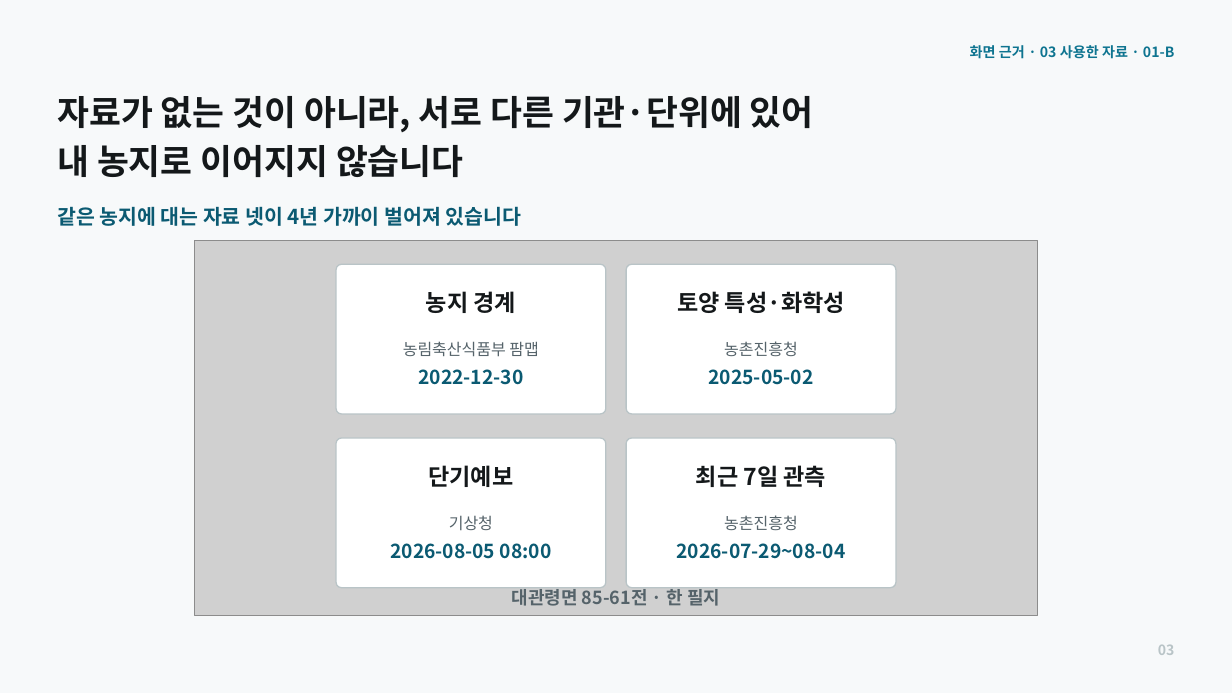
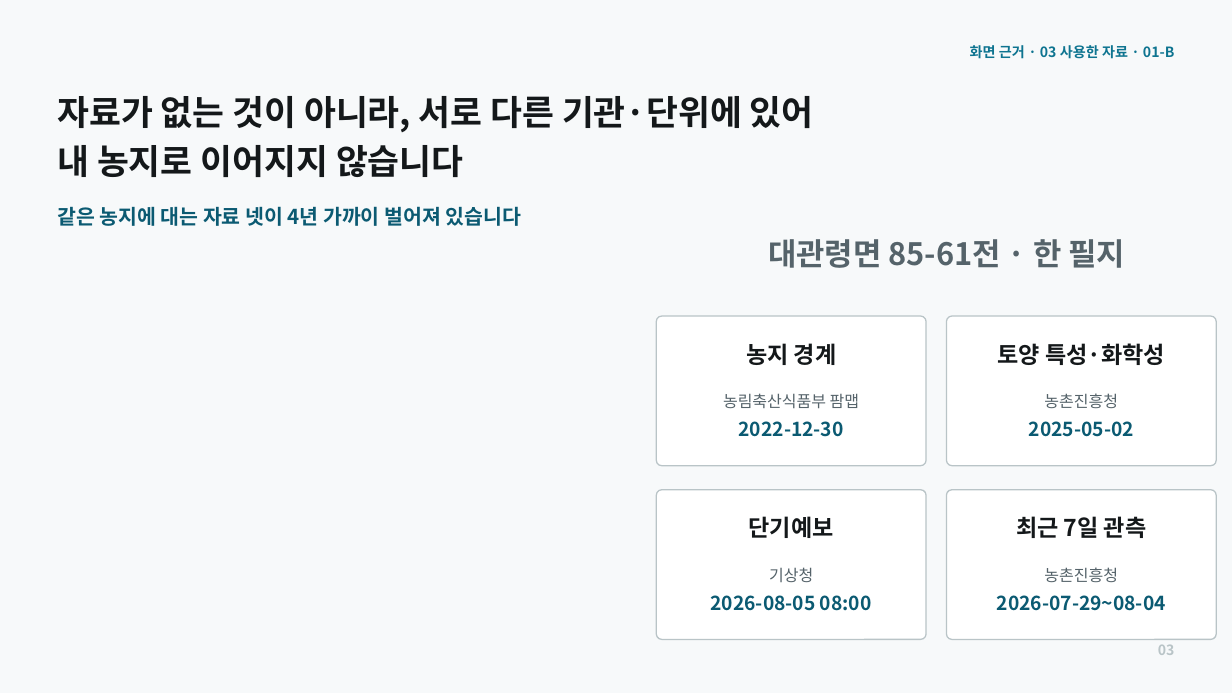
Before and after one commit to kzming2007/batboda, a slide deck: slide 3 of 발표/20260805_밭보다_본선발표_v5.pptx. Drawn at 1232x693 pixels with LibreOffice and Linux fonts; fonts in the diff are those of the drawing; grey boxes stand for pictures; background and template pictures are left out. Boxes give left, top, right and bottom in pixels: in the first picture for what was removed or moved away, otherwise in the second. Text is boxed around its words. In the diff, an @@ line names an element or a change of style, - is before the commit and + after.

```diff
--- a/발표/20260805_밭보다_본선발표_v5.pptx
+++ b/발표/20260805_밭보다_본선발표_v5.pptx
@@ text "대관령면 85-61전 · 한 필지": place and size @@
-text "대관령면 85-61전 · 한 필지" at <box>512,585,720,606</box>
+text "대관령면 85-61전 · 한 필지" at <box>768,239,1125,268</box>
@@ text "대관령면 85-61전 · 한 필지" at <box>768,239,1125,268</box>: size 14 to 24 pt @@
@@ picture removed at <box>194,240,1038,616</box> @@
@@ 12 texts, 4 rounded rectangles: place and size @@
-12 texts, 4 rounded rectangles at <box>336,264,897,588</box>
+12 texts, 4 rounded rectangles at <box>656,316,1216,640</box>
```
Also in this commit, not shown: 7 other files.
